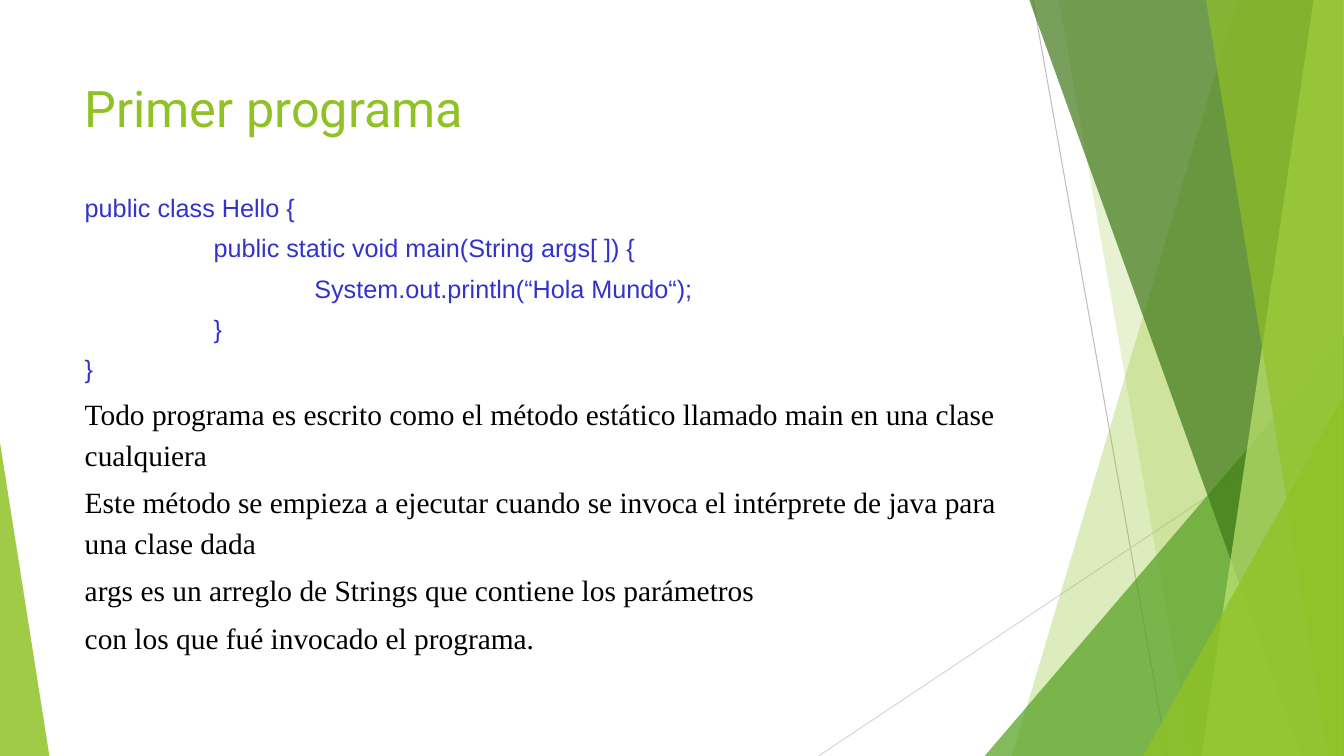
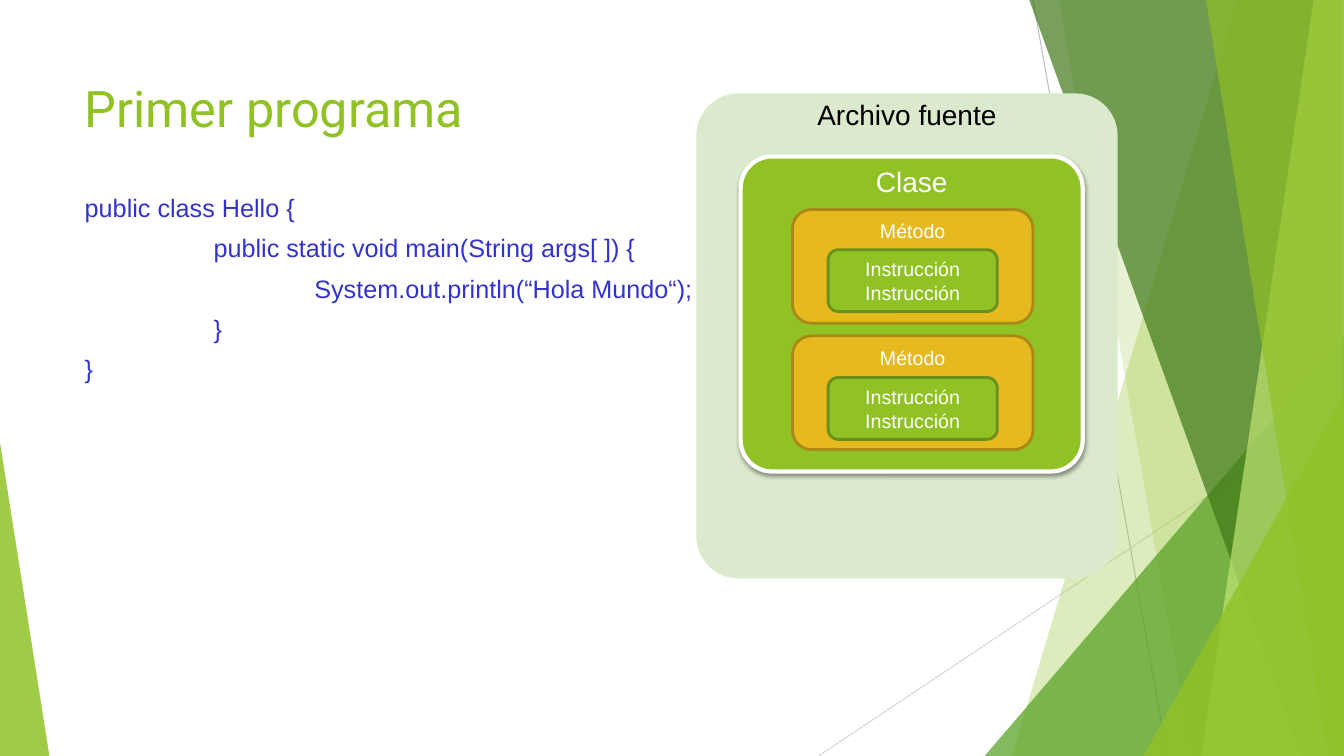
Before and after one commit to jomarnavarro/basicJava, a slide deck: slide 31 of Selenium, module 2.pptx. Drawn at 1344x756 pixels with LibreOffice and Linux fonts; fonts in the diff are those of the drawing. Boxes give left, top, right and bottom in pixels: in the first picture for what was removed or moved away, otherwise in the second. Text is boxed around its words. In the diff, an @@ line names an element or a change of style, - is before the commit and + after.

Commit message:
Modifies basicJava presentation

```diff
--- a/Selenium, module 2.pptx
+++ b/Selenium, module 2.pptx
@@ group added at [697, 94, 1118, 579]: 2 rounded rectangles, 2 texts @@
+Archivo fuente
+Clase
@@ rounded rectangle added at [792, 210, 1033, 324], fill #E6B91E, outline #AA8916 2 pt, 14 pt, text #FFFFFF @@
+Método
@@ rounded rectangle added at [829, 250, 998, 312], fill #90C226, outline #6B901C 2 pt, 14 pt, text #FFFFFF @@
+Instrucción
+Instrucción
@@ rounded rectangle added at [792, 336, 1033, 450], fill #E6B91E, outline #AA8916 2 pt, 14 pt, text #FFFFFF @@
+Método
@@ rounded rectangle added at [829, 377, 998, 439], fill #90C226, outline #6B901C 2 pt, 14 pt, text #FFFFFF @@
+Instrucción
+Instrucción
@@ text at [85, 404, 996, 655]: paragraphs removed @@
-Todo programa es escrito como el método estático llamado main en una clase cualquiera
-Este método se empieza a ejecutar cuando se invoca el intérprete de java para una clase dada
-args es un arreglo de Strings que contiene los parámetros
-con los que fué invocado el programa.
```
Also in this commit, not shown: 3 other slides changed, 11 slides added, 2 slides removed.
